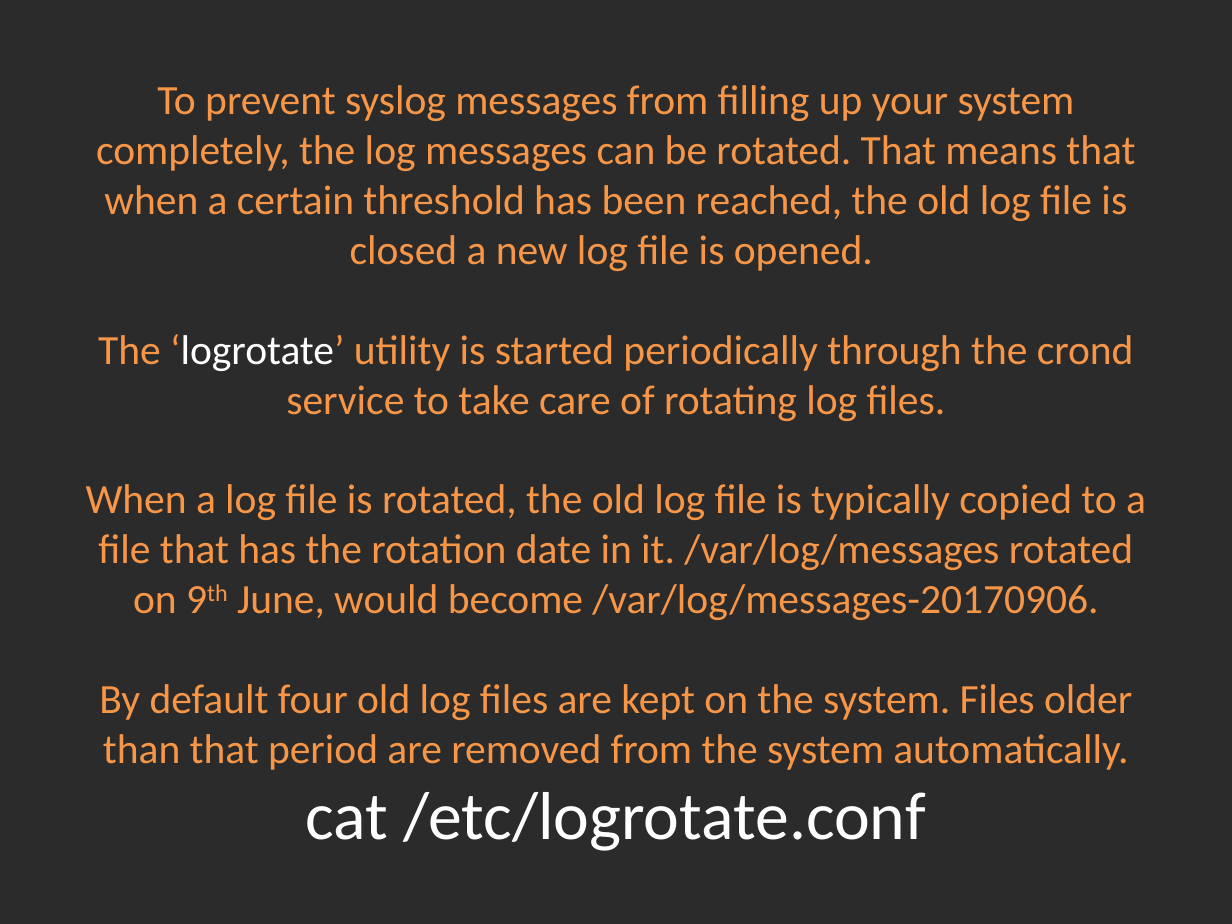
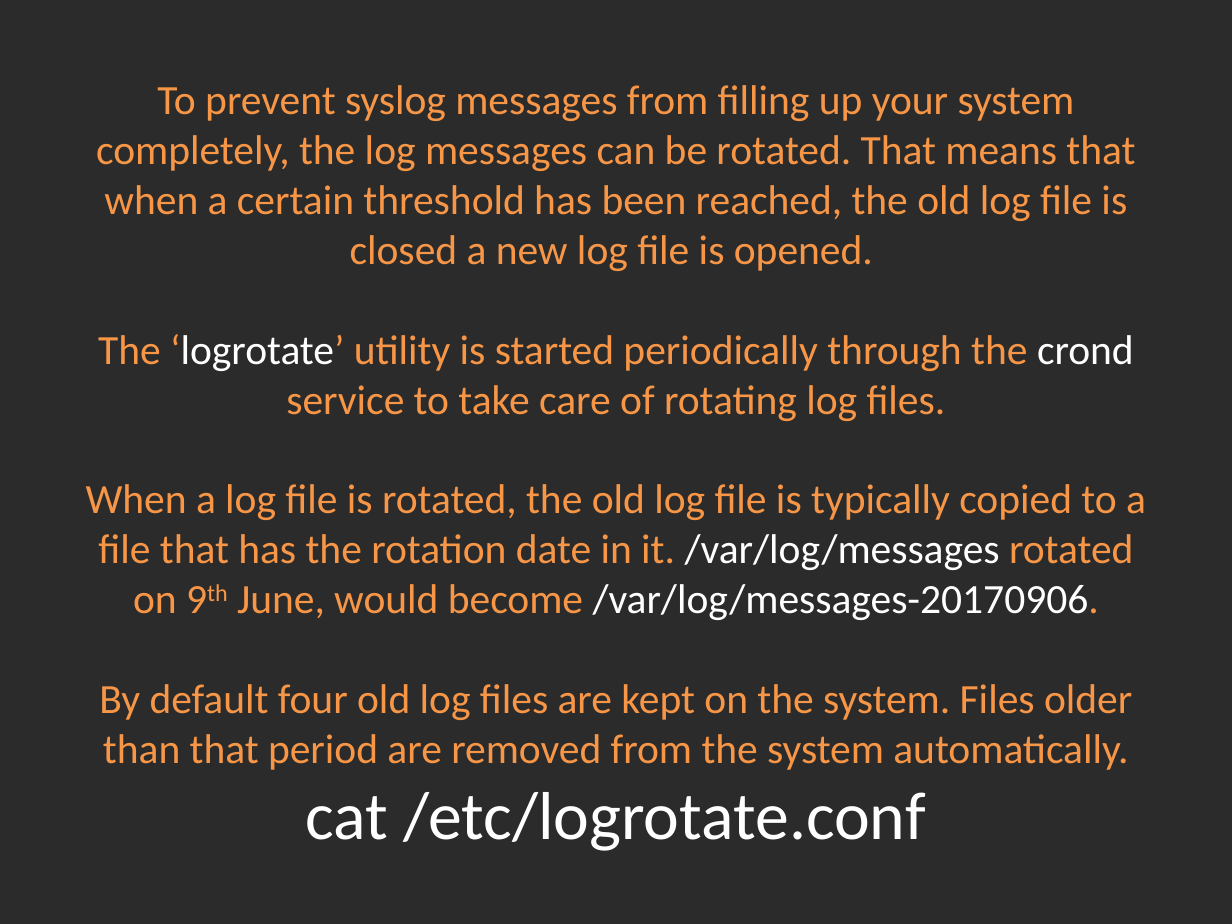
Before and after one commit to Academy-Soft-Intellect/Linux-Course, a slide deck: slide 8 of 11.Logging/11-Logging.pptx (slide 7 before the commit). Drawn at 1232x924 pixels with LibreOffice and Linux fonts; fonts in the diff are those of the drawing; background and template pictures are left out; a plain dark background stands for a picture behind light text. Boxes give left, top, right and bottom in pixels: in the first picture for what was removed or moved away, otherwise in the second. Text is boxed around its words. In the diff, an @@ line names an element or a change of style, - is before the commit and + after.

```diff
--- a/11.Logging/11-Logging.pptx
+++ b/11.Logging/11-Logging.pptx
@@ title "To prevent syslog messages from ..." at [86,85,1146,851]: text colour #F79646 to #FFFFFF in "crond /var/log/messages /var/log/messages-20170906." @@
```
Also in this commit, not shown: 5 other slides changed, 1 slide added, 1 other file.
